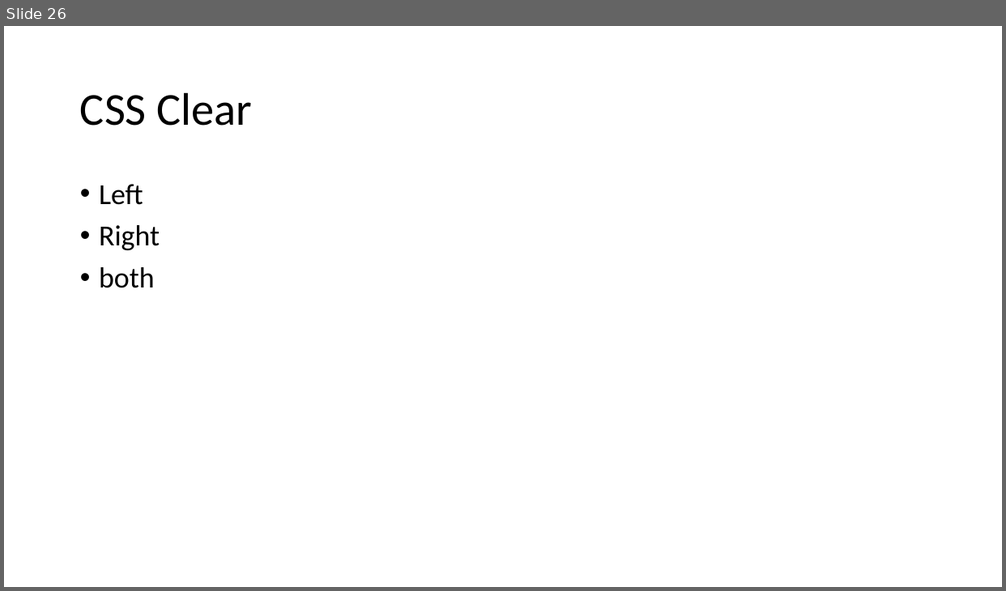
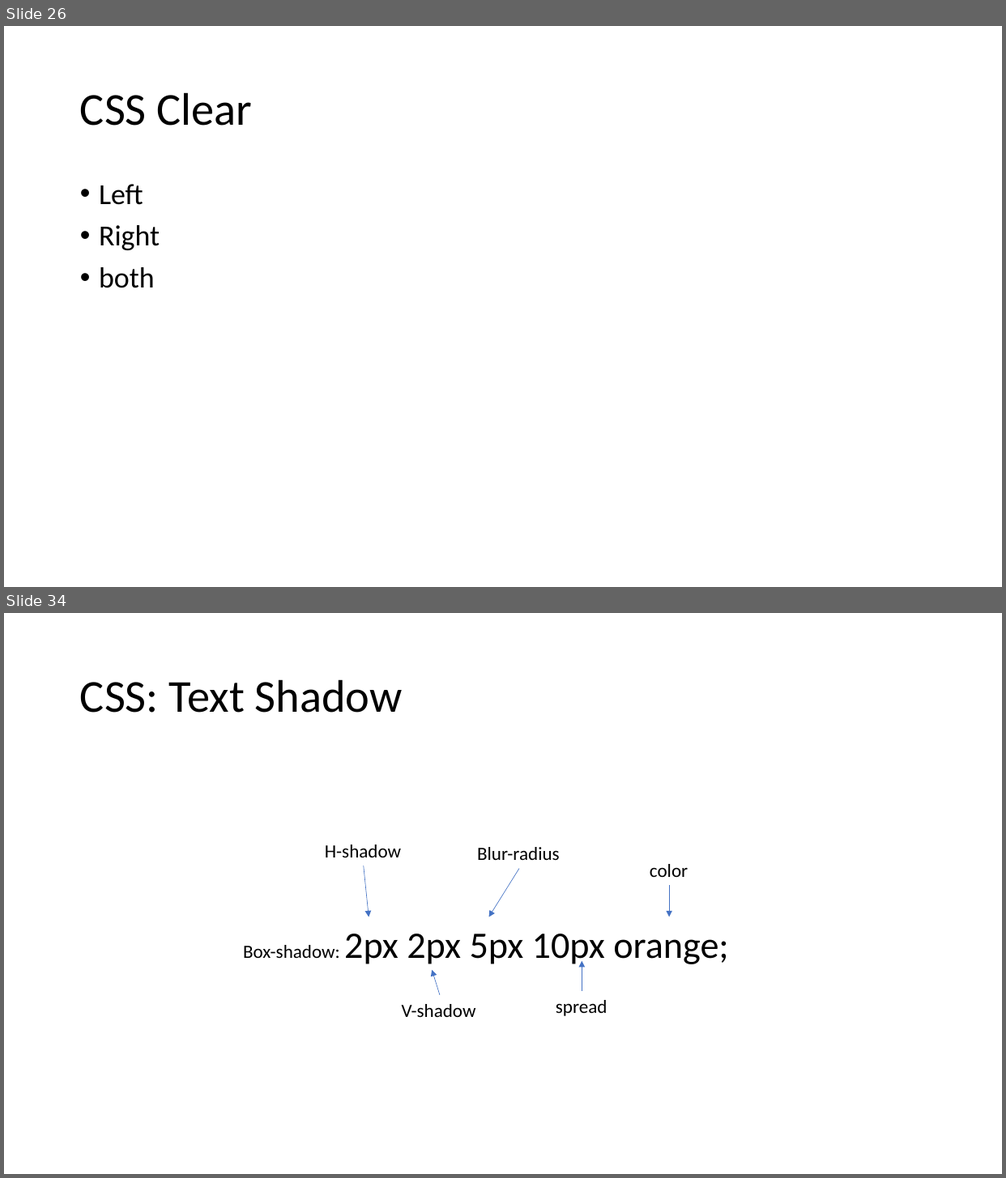
Before and after one commit to PiyushChaturvedii/Batch05, a slide deck: CSS3.pptx. Shown one above the other, each under a label of ours: slide 26 before the commit, slides 26 and 34 after it; the slides between them are not shown. The pictures are 1006x591 and 1006x1178 pixels, drawn with LibreOffice and Linux fonts; fonts in the diff are those of the drawing. Boxes give left, top, right and bottom in pixels: in the first picture for what was removed or moved away, otherwise in the second. Text is boxed around its words. In the diff, an @@ line names an element or a change of style, - is before the commit and + after.

```diff
--- a/CSS3.pptx
+++ b/CSS3.pptx
@@ slide 34 added at bbox=[4, 613, 1002, 1174], background #FFFFFF @@
@@ title added at bbox=[80, 679, 403, 713], 44 pt, text #000000 @@
+CSS: Text Shadow
@@ text added at bbox=[325, 845, 401, 858], 18 pt, text #000000 @@
+H-shadow
@@ text added at bbox=[477, 847, 560, 860], 18 pt, text #000000 @@
+Blur-radius
@@ arrow added from (364, 866) to (368, 917), #4472C4 0.5 pt @@
@@ arrow added from (519, 868) to (489, 917), #4472C4 0.5 pt @@
@@ text added at bbox=[650, 864, 688, 877], 18 pt, text #000000 @@
+color
@@ arrow added from (670, 885) to (670, 917), #4472C4 0.5 pt @@
@@ text added at bbox=[243, 934, 729, 967], 36 pt, text #000000 @@
+Box-shadow: 2px 2px 5px 10px orange;
@@ arrow added from (440, 995) to (432, 970), #4472C4 0.5 pt @@
@@ arrow added from (582, 991) to (582, 961), #4472C4 0.5 pt @@
@@ text added at bbox=[556, 1000, 607, 1016], 18 pt, text #000000 @@
+spread
@@ text added at bbox=[402, 1004, 476, 1017], 18 pt, text #000000 @@
+V-shadow
```
Also in this commit, not shown: 9 other slides added, 6 other files.
